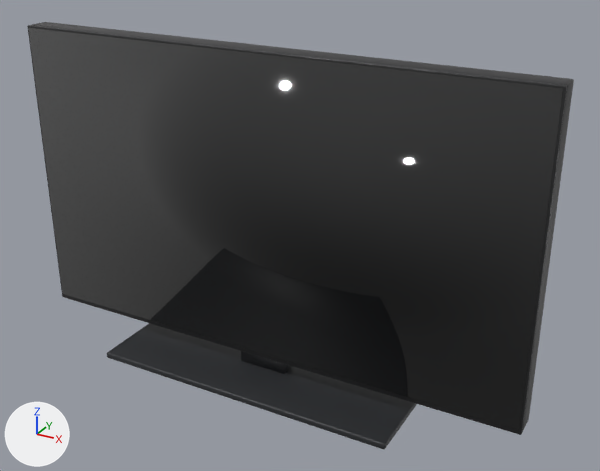
Before and after pictures for a commit that changed the glTF model apps/web/models/products/65QNED91BKA.glb.
Both versions are drawn from a 50 mm lens placed at (1.042, -1.699, 1.282), pointed at (0.089, 0.033, 0.416). The axes (+X, +Y, +Z) are drawn at lower left. The lights are the same throughout. The picture after the commit comes second.

Objects in the first picture: '65QNED91BKA'.
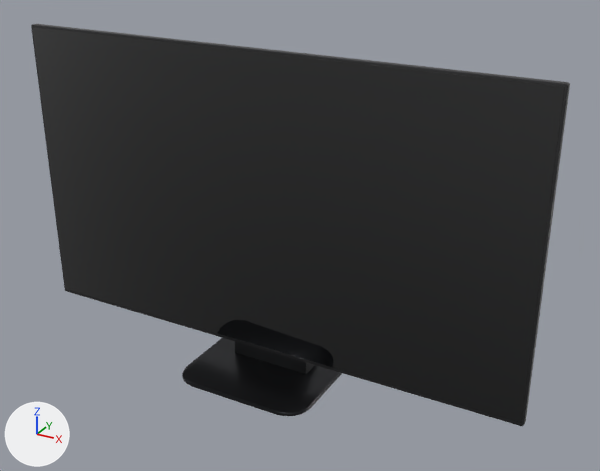
What differs and where, as boxes [x1, y1, x2, y2] in the pictures (600 x 471 px):
'65QNED91BKA', reshaped
    before: [27, 22, 574, 449]
    after: [31, 24, 570, 426]
part 1 of me_part, rebuilt
    before: [32, 22, 574, 432]
    after: [31, 24, 570, 426]
part 2 of me_part, rebuilt
    before: [27, 25, 567, 435]
    after: [33, 27, 565, 423]
part 3 of me_part, rebuilt (48% narrower, 38% shorter)
    before: [107, 323, 417, 449]
    after: [182, 338, 342, 416]
part 4 of me_part, rebuilt (not visible afterwards)
    before: [28, 28, 563, 430]
part 5 of me_part, added (black)
    after: [235, 342, 315, 374]
part 6 of me_part, deleted
    before: [241, 351, 292, 374]

The change in detail:
Material '#3A3B3E/m' (mat_3a3b3e_m) is new.
Its base color is (0.0423, 0.0437, 0.0482) (dark grey #3a3b3e).
Its metallic is 0.9.
Its roughness is 0.3.
Material 'dark' (mat_dark) is new.
Its base color is (0.011, 0.0116, 0.013) (black #1b1c1e).
Its coat weight is 0.1.
me_part is used by ob_65qned91bka; location (0.0, 0.0, 0.0).
me_part had 304 vertices, 588 faces and spanned x -0.723..0.723, y -0.17..0.17, z 0.0..0.896.
me_part no longer uses material mat_body (black #1c1c1e).
me_part now has 552 vertices, 1084 faces and spans x -0.723..0.723, y -0.17..0.17, z 0.0..0.896.
me_part part 1: the loose piece of 96 vertices spanning x -0.723..0.723, y -0.027..0.035, z 0.06..0.896 is rebuilt with 96 vertices and now spans x -0.723..0.723, y -0.02..-0.002, z 0.075..0.896, in mat_finish (black #1c1c1e).
me_part part 2: the loose piece of 96 vertices spanning x -0.723..0.723, y -0.035..-0.027, z 0.06..0.896 is rebuilt with 96 vertices and now spans x -0.717..0.717, y -0.021..-0.017, z 0.085..0.89, in mat_screen (black #050608).
me_part part 3: the loose piece of 96 vertices spanning x -0.433..0.433, y -0.17..0.17, z 0.0..0.018 is rebuilt with 168 vertices and now spans x -0.195..0.195, y -0.17..0.17, z 0.0..0.011, in mat_3a3b3e_m (dark grey #3a3b3e).
me_part part 4: the loose piece of 8 vertices spanning x -0.716..0.716, y -0.036..-0.032, z 0.074..0.89 is rebuilt with 168 vertices and now spans x -0.607..0.607, y -0.004..0.02, z 0.125..0.666, in mat_dark (black #1b1c1e).
me_part part 5: a new loose piece of 24 vertices spanning x -0.117..0.117, y 0.016..0.109, z 0.0..0.305, in mat_dark (black #1b1c1e).
me_part part 6: the loose piece of 8 vertices spanning x -0.07..0.07, y -0.02..0.02, z 0.018..0.06 is deleted.
me_part no longer uses material mat_trim (dark grey #2b2d30).
me_part gains material mat_dark (black #1b1c1e).
me_part gains material mat_3a3b3e_m (dark grey #3a3b3e).
